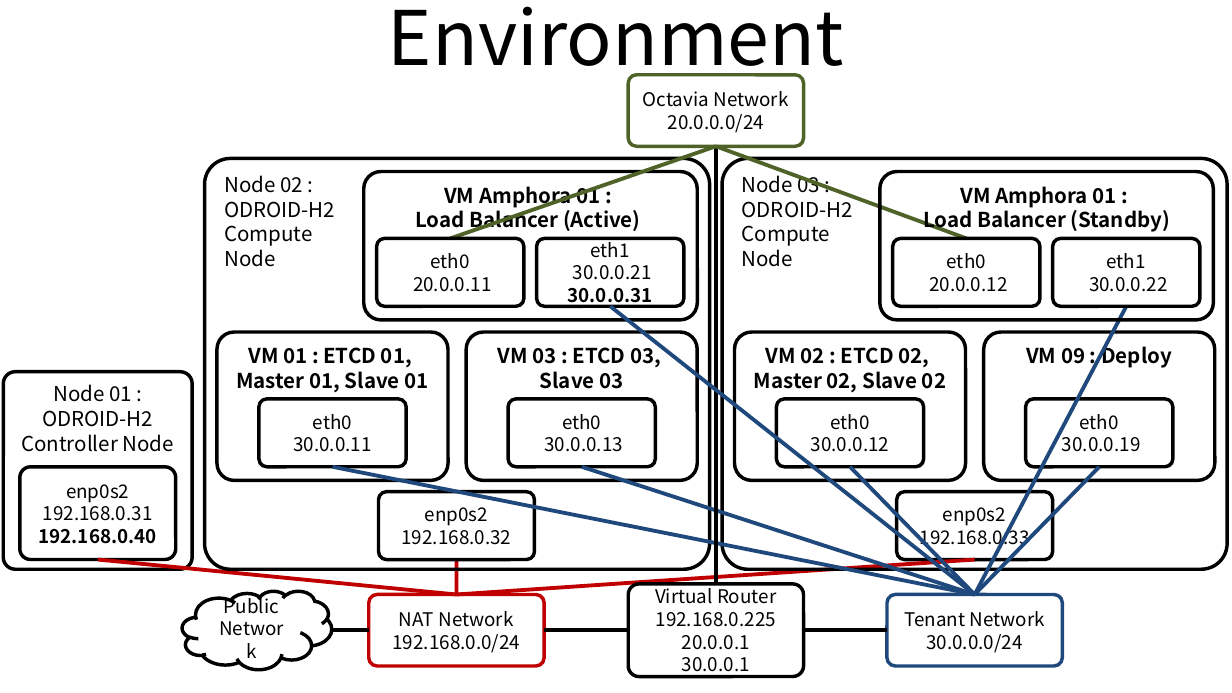
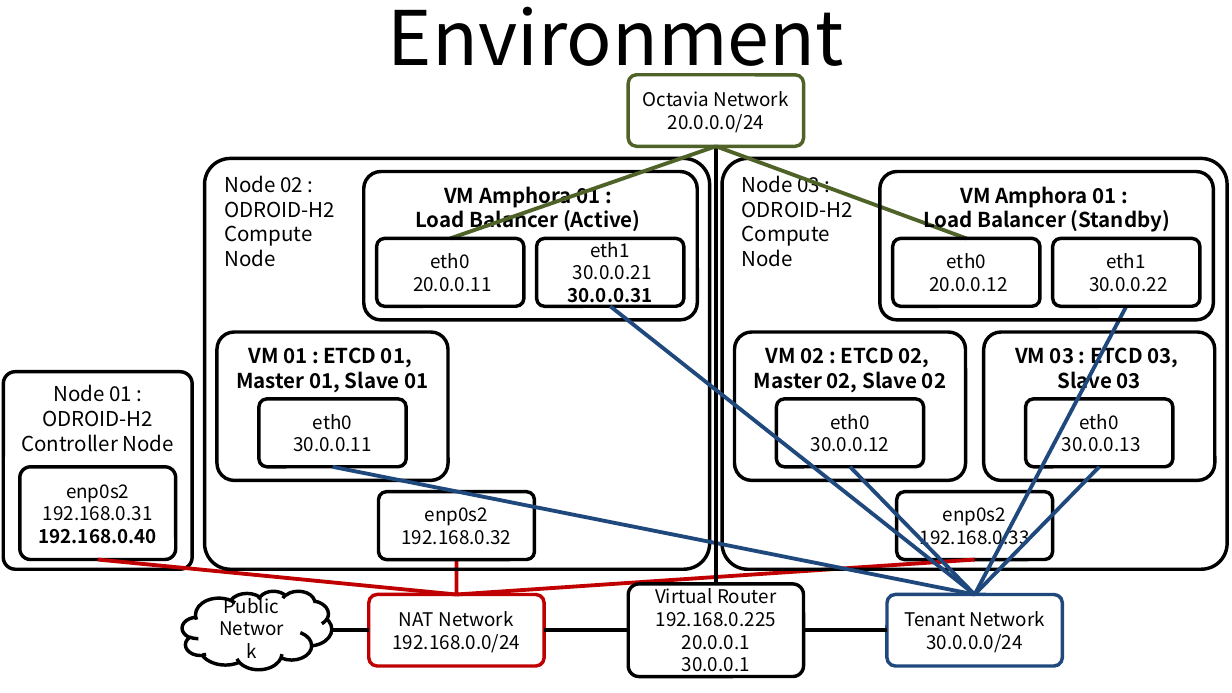
Before and after one commit to ssup2/blog-old, a slide deck: slide 1 of images/record/Kubernetes_kubeadm_external_cloud_provider_Ubuntu_18.04_OpenStack/Kubernetes_Install.pptx. Drawn at 1232x693 pixels with LibreOffice and Linux fonts; fonts in the diff are those of the drawing. Boxes give left, top, right and bottom in pixels: in the first picture for what was removed or moved away, otherwise in the second. Text is boxed around its words. In the diff, an @@ line names an element or a change of style, - is before the commit and + after.

```diff
--- a/images/record/Kubernetes_kubeadm_external_cloud_provider_Ubuntu_18.04_OpenStack/Kubernetes_Install.pptx
+++ b/images/record/Kubernetes_kubeadm_external_cloud_provider_Ubuntu_18.04_OpenStack/Kubernetes_Install.pptx
@@ rounded rectangle removed at bbox=[466, 333, 697, 480] @@
-VM 03 : ETCD 03,
-Slave 03
@@ text in rounded rectangle at bbox=[1015, 343, 1179, 393]: text changed @@
-VM 09 : Deploy
+VM 03 : ETCD 03,
+Slave 03
@@ rounded rectangle removed at bbox=[508, 399, 655, 467] @@
-eth0
-30.0.0.13
@@ text in rounded rectangle at bbox=[1062, 437, 1140, 452]: text changed @@
-30.0.0.19
+30.0.0.13
@@ line removed from (582, 467) to (975, 595) @@
```
Also in this commit, not shown: 4 other files.
